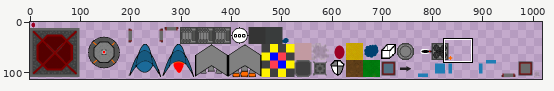
A sprite sheet gets an edit: client/assets/sprites.png. The picture above shows the old version from afar; the outline marks the close-up.
Close-up. Before:
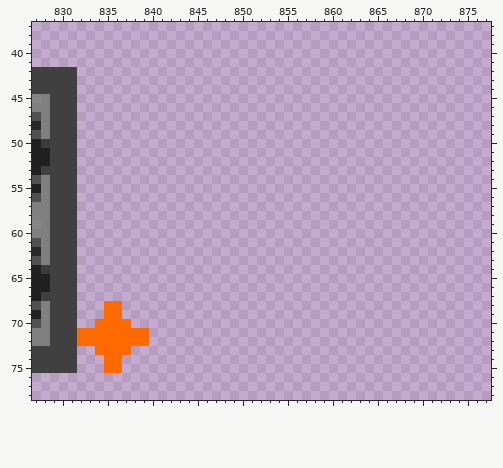
The file is 1024x128 pixels. Colours within 5 levels of each other are drawn and written as one. Shown: x 827..877, y 37..78. The wide view leaves out empty margins.
The result:
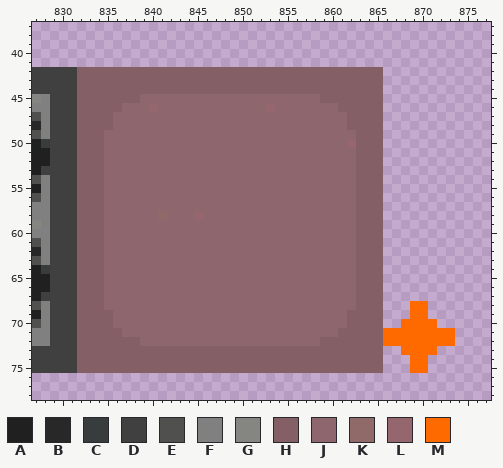
Palette (. is transparent): A #202020  B #282828  C #393c3c  D #404040  E #50514f  F #808080  G #858681  H #855f66  J #8e666e  K #8f6a68  L #95666d  M #ff6a00
The exact change:
y 42..44: x 832..865 .................................. -> HHHHHHHHHHHHHHHHHHHHHHHHHHHHHHHHHH
y 45: x 832..865 .................................. -> HHHHHHHJJJJJJJJJJJJJJJJJJJJHHHHHHH
y 46: x 832..865 .................................. -> HHHHHJJJLJJJJJJJJJJJJLJJJJJJJHHHHH
y 47..48: x 832..865 .................................. -> HHHHJJJJJJJJJJJJJJJJJJJJJJJJJJHHHH
y 49: x 832..865 .................................. -> HHHJJJJJJJJJJJJJJJJJJJJJJJJJJJJHHH
y 50: x 832..865 .................................. -> HHHJJJJJJJJJJJJJJJJJJJJJJJJJJJLHHH
y 51..57: x 832..865 .................................. -> HHHJJJJJJJJJJJJJJJJJJJJJJJJJJJJHHH
y 58: x 832..865 .................................. -> HHHJJJJJJKJJJLJJJJJJJJJJJJJJJJJHHH
y 59..67: x 832..865 .................................. -> HHHJJJJJJJJJJJJJJJJJJJJJJJJJJJJHHH
y 68: x 832..865 ...MM............................. -> HHHJJJJJJJJJJJJJJJJJJJJJJJJJJJJHHH; x 869..870 .. -> MM
y 69: x 832..865 ...MM............................. -> HHHHJJJJJJJJJJJJJJJJJJJJJJJJJJHHHH; x 869..870 .. -> MM
y 70: x 832..865 ..MMMM............................ -> HHHHJJJJJJJJJJJJJJJJJJJJJJJJJJHHHH; x 868..871 .... -> MMMM
y 71: x 832..873 MMMMMMMM.................................. -> HHHHHJJJJJJJJJJJJJJJJJJJJJJJJHHHHHMMMMMMMM
y 72: x 832..873 MMMMMMMM.................................. -> HHHHHHHJJJJJJJJJJJJJJJJJJJJHHHHHHHMMMMMMMM
y 73: x 832..865 ..MMMM............................ -> HHHHHHHHHHHHHHHHHHHHHHHHHHHHHHHHHH; x 868..871 .... -> MMMM
y 74..75: x 832..865 ...MM............................. -> HHHHHHHHHHHHHHHHHHHHHHHHHHHHHHHHHH; x 869..870 .. -> MM
Where, in picture pixels (left, top, right, bottom), the same in both close-ups:
changed: (77, 67, 455, 373)
